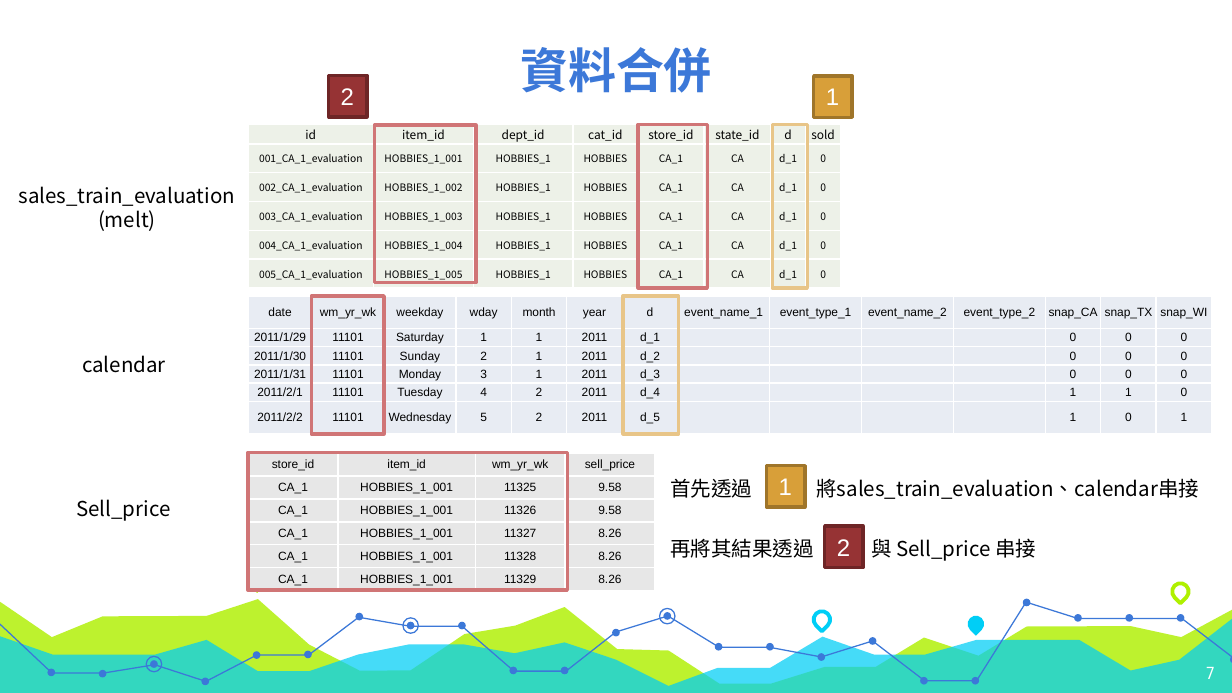
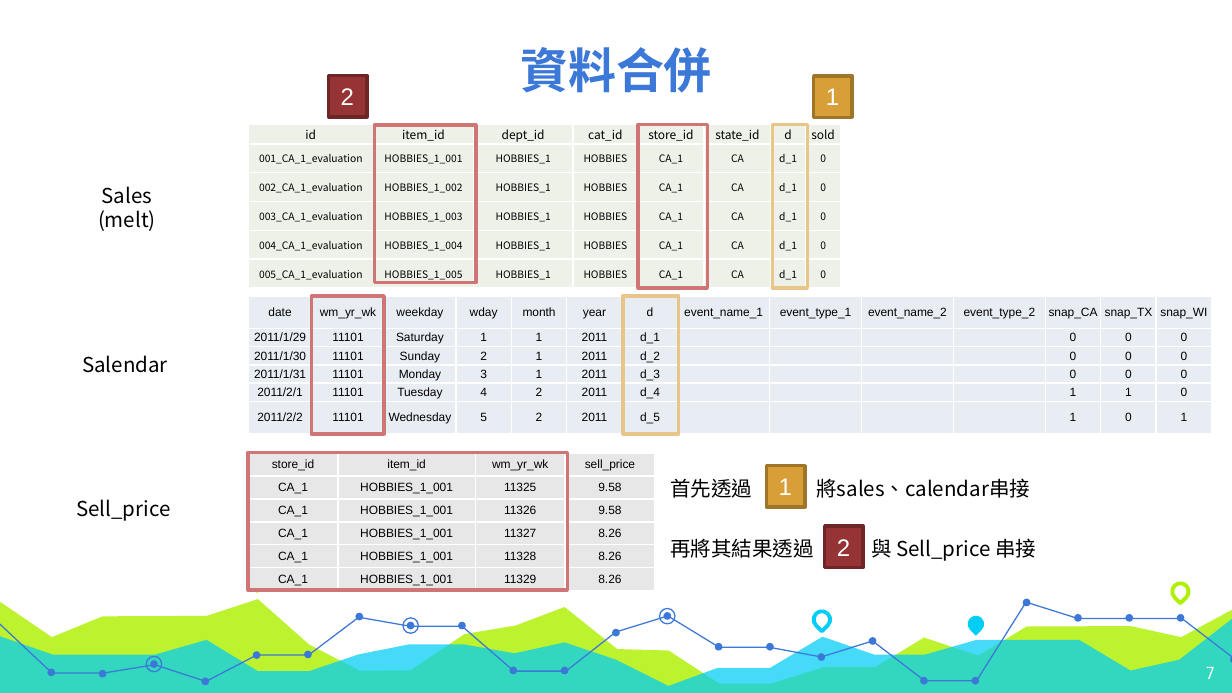
Before and after one commit to acer2265848/M5_Cathay, a slide deck: slide 7 of m5_report.pptx. Drawn at 1232x693 pixels with LibreOffice and Linux fonts; fonts in the diff are those of the drawing. Boxes give left, top, right and bottom in pixels: in the first picture for what was removed or moved away, otherwise in the second. Text is boxed around its words. In the diff, an @@ line names an element or a change of style, - is before the commit and + after.

```diff
--- a/m5_report.pptx
+++ b/m5_report.pptx
@@ text at <box>98,186,156,231</box>: text changed @@
-sales_train_evaluation
-(melt)
+Sales
+(melt)
@@ text at <box>82,355,168,373</box>: text changed @@
-calendar
+Salendar
@@ text at <box>816,478,1030,498</box>: text changed @@
-將sales_train_evaluation、calendar串接
+將sales、calendar串接
```
Also in this commit, not shown: 7 other slides changed, 8 slides added, 13 slides removed, 7 other files.
